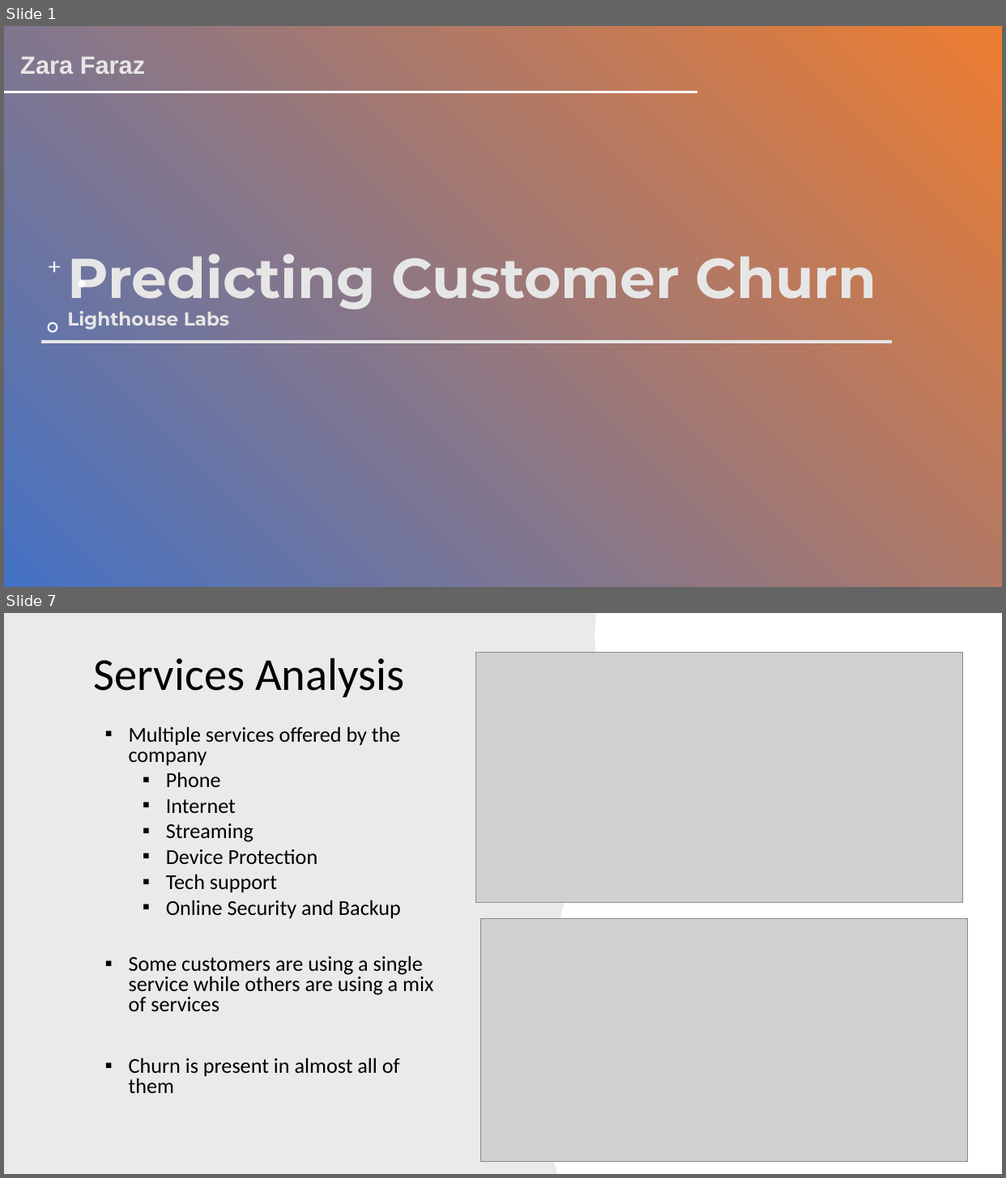
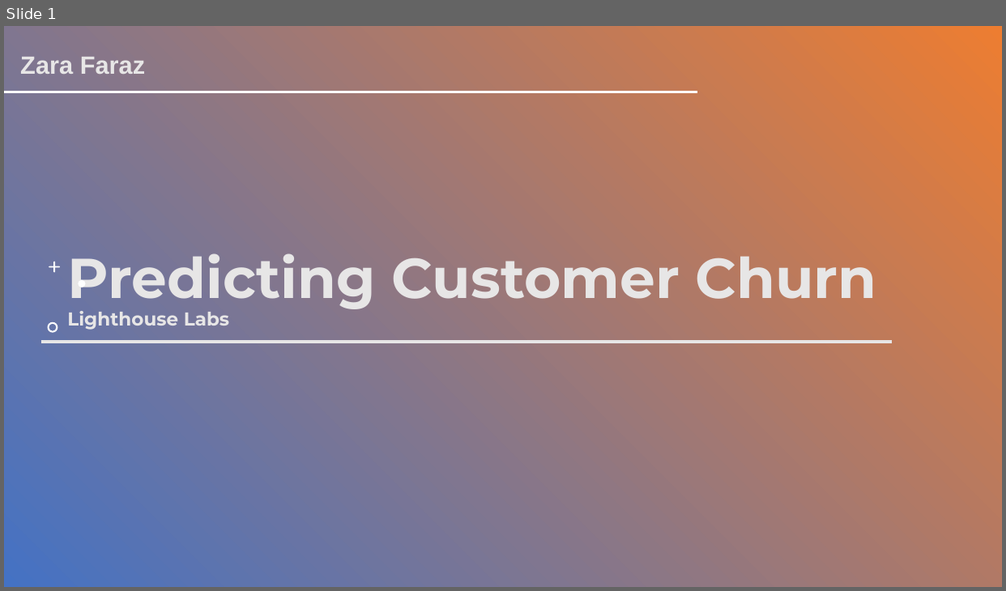
Before and after one commit to Zara1992/Predicting-Customer-Churn, a slide deck: Customer Churn Prediction.pptx. Shown one above the other, each under a label of ours: slides 1 and 7 before the commit, slide 1 after it; the slides between them are not shown. The pictures are 1006x1178 and 1006x591 pixels, drawn with LibreOffice and Linux fonts; fonts in the diff are those of the drawing; grey boxes stand for pictures; background and template pictures are left out; a plain dark background stands for a picture behind light text. Boxes give left, top, right and bottom in pixels: in the first picture for what was removed or moved away, otherwise in the second. Text is boxed around its words. In the diff, an @@ line names an element or a change of style, - is before the commit and + after.

```diff
--- a/Customer Churn Prediction.pptx
+++ b/Customer Churn Prediction.pptx
@@ slide 7 removed at (4,613,1002,1174), background #FFFFFF @@
@@ freeform shape removed at (4,613,597,1174) @@
@@ title removed at (94,658,404,697) @@
-Services Analysis
@@ picture removed at (476,653,963,903) @@
@@ text removed at (129,726,433,1093) @@
-▪ Multiple services offered by the company
-  ▪ Phone
-  ▪ Internet
-  ▪ Streaming
-  ▪ Device Protection
-  ▪ Tech support
-  ▪ Online Security and Backup
-▪ Some customers are using a single service while others are using a mix of services
-▪ Churn is present in almost all of them
@@ picture removed at (481,918,967,1161) @@
```
Also in this commit, not shown: 7 slides changed, 4 slides added, 2 other slides removed, 4 other files.
